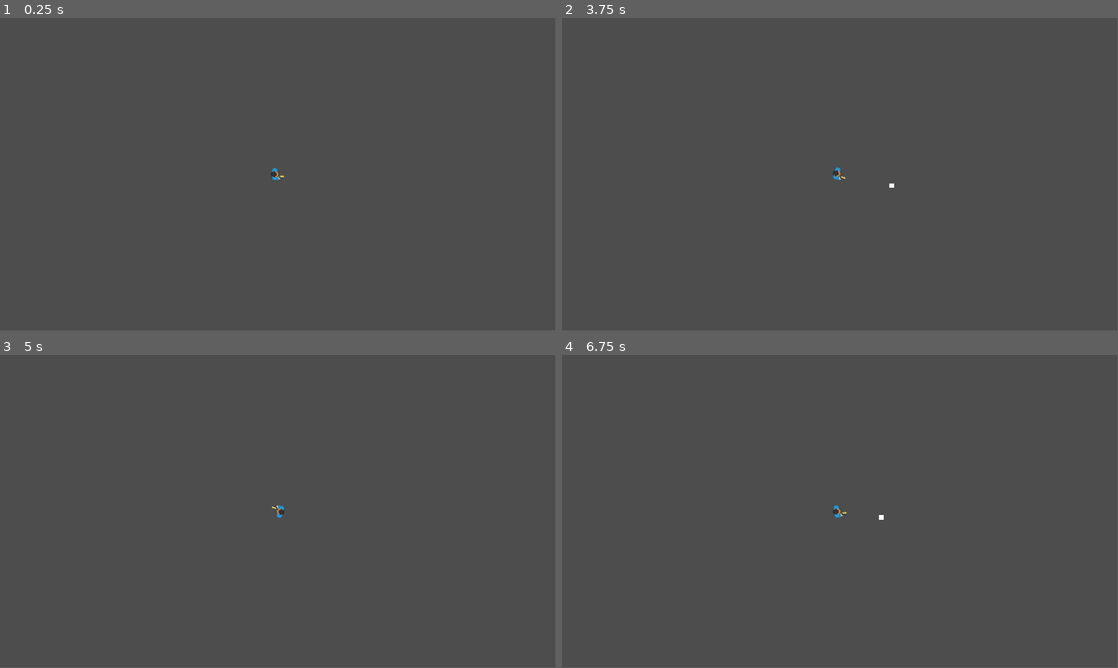
Above: before the commit, frames 1-4 (two rows, left to right).
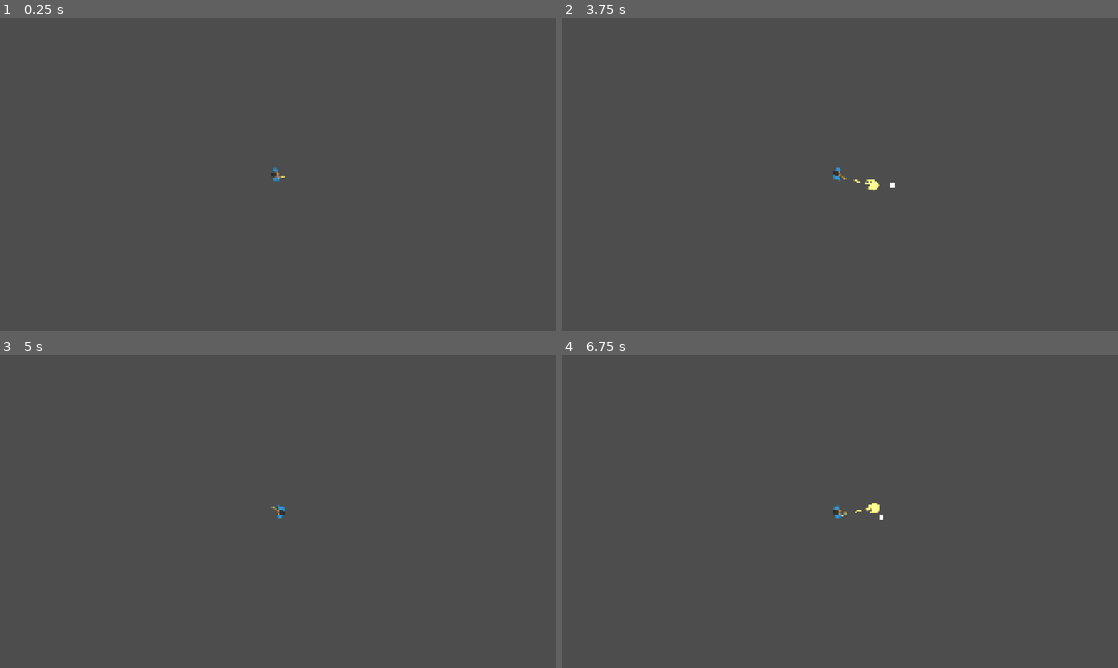
Above: after the commit, the same moments.

Repository: Gank-Bang/PartyGame
Game: Godot game, scene res://Scenes/Yanis/Player.tscn
Two runs of this game, one before a commit and one after it. Both use one fixed random seed, a clock stepped at 60 frames per second and the inputs below. This scene is started directly instead of the project's main scene.
Inputs (mouse positions are in pixels of both pictures, inside the frame that each line leads up to):
- Up to frame 1 (0.25 s): no input
- Up to frame 2 (3.75 s): tap Enter at 0.5, 2.75 s; move the mouse to (962, 158) at 0.52 s; hold Right (ui_right) 0.53-1.28 s; click (962, 158) at 0.6 s; move the mouse to (728, 190) at 1.27 s; hold Down (ui_down) 1.28-2.03 s; click (728, 190) at 1.35 s; tap Space at 2, 3.5 s; move the mouse to (895, 105) at 2.02 s; hold Right (ui_right) 2.03-2.78 s; hold Q 2.03-2.78 s; click (895, 105) at 2.3 s; move the mouse to (812, 237) at 2.77 s; hold Up (ui_up) 2.78-3.53 s; tap Z at 2.85 s; click (812, 237) at 3.05 s; move the mouse to (1006, 221) at 3.52 s; hold Left (ui_left) from 3.53 s (still down); click (1006, 221) at 3.6 s
- Up to frame 3 (5 s): keep holding Left (ui_left); tap Enter at 4.25 s; move the mouse to (111, 464) at 4.27 s; click (111, 464) at 4.35 s
- Up to frame 4 (6.75 s): tap Space at 5 s; move the mouse to (867, 511) at 5.02 s; release Left (ui_left) at 5.03 s; hold Down (ui_down) 5.03-5.78 s; hold Q 5.03-5.78 s; click (867, 511) at 5.3 s; move the mouse to (756, 433) at 5.77 s; hold Right (ui_right) 5.78-6.53 s; tap Z at 5.85 s; click (756, 433) at 6.05 s; move the mouse to (962, 495) at 6.52 s; hold Up (ui_up) from 6.53 s (still down); click (962, 495) at 6.6 s
In our replay, the window is 799x449 before the commit and 800x450 after it. These sizes can differ from the game's own. Grey fills any space a smaller window leaves; there, only what the larger window draws over its background counts as a difference.

The runs differ from the first frame. In frame 1, less than 0.1% of the frame differs, in the area x 48-52%, y 47-53%; in frame 2, 0.1%; in frame 3, less than 0.1%; in frame 4, 0.1%, in the area x 48-58%, y 47-53%.

Commit message:
Added shoot animation + glow

Diff:
--- a/Scenes/Yanis/Player.tscn
+++ b/Scenes/Yanis/Player.tscn
@@ -4,9 +4,89 @@
 [ext_resource type="Texture2D" uid="uid://bo4h1kvdtic5c" path="res://Ressources/Yanis/kenney_top-down-shooter/PNG/Man Blue/manBlue_gun.png" id="2_dbyls"]
 [ext_resource type="Texture2D" uid="uid://djm804xqwmrdf" path="res://Ressources/Yanis/flashlight_beam.png" id="3_8tjlk"]
 [ext_resource type="Script" uid="uid://bku00wbhthete" path="res://Scripts/Yanis/vision.gd" id="4_8tjlk"]
+[ext_resource type="Texture2D" uid="uid://d4ndstapwewo3" path="res://Ressources/Yanis/shoot_animation.png" id="5_6exdo"]
+[ext_resource type="Texture2D" uid="uid://bvb4b612w0f7l" path="res://Ressources/Yanis/shoot_glow_sprite.png" id="6_jr0m3"]
 
 [sub_resource type="RectangleShape2D" id="RectangleShape2D_e2a4o"]
 size = Vector2(52, 47)
+
+[sub_resource type="AtlasTexture" id="AtlasTexture_jr0m3"]
+atlas = ExtResource("5_6exdo")
+region = Rect2(0, 0, 64, 61)
+
+[sub_resource type="AtlasTexture" id="AtlasTexture_s0gnl"]
+atlas = ExtResource("5_6exdo")
+region = Rect2(64, 0, 64, 61)
+
+[sub_resource type="AtlasTexture" id="AtlasTexture_ahdmj"]
+atlas = ExtResource("5_6exdo")
+region = Rect2(128, 0, 64, 61)
+
+[sub_resource type="AtlasTexture" id="AtlasTexture_kqhh6"]
+atlas = ExtResource("5_6exdo")
+region = Rect2(192, 0, 64, 61)
+
+[sub_resource type="AtlasTexture" id="AtlasTexture_fac12"]
+atlas = ExtResource("5_6exdo")
+region = Rect2(256, 0, 64, 61)
+
+[sub_resource type="AtlasTexture" id="AtlasTexture_hjcqw"]
+atlas = ExtResource("5_6exdo")
+region = Rect2(320, 0, 64, 61)
+
+[sub_resource type="AtlasTexture" id="AtlasTexture_b708k"]
+atlas = ExtResource("5_6exdo")
+region = Rect2(384, 0, 64, 61)
+
+[sub_resource type="AtlasTexture" id="AtlasTexture_su7lf"]
+atlas = ExtResource("5_6exdo")
+region = Rect2(448, 0, 64, 61)
+
+[sub_resource type="AtlasTexture" id="AtlasTexture_5si42"]
+atlas = ExtResource("5_6exdo")
+region = Rect2(512, 0, 64, 61)
+
+[sub_resource type="AtlasTexture" id="AtlasTexture_hbsjp"]
+atlas = ExtResource("5_6exdo")
+region = Rect2(576, 0, 64, 61)
+
+[sub_resource type="SpriteFrames" id="SpriteFrames_f82a8"]
+animations = [{
+"frames": [{
+"duration": 1.0,
+"texture": SubResource("AtlasTexture_jr0m3")
+}, {
+"duration": 1.0,
+"texture": SubResource("AtlasTexture_s0gnl")
+}, {
+"duration": 1.0,
+"texture": SubResource("AtlasTexture_ahdmj")
+}, {
+"duration": 1.0,
+"texture": SubResource("AtlasTexture_kqhh6")
+}, {
+"duration": 1.0,
+"texture": SubResource("AtlasTexture_fac12")
+}, {
+"duration": 1.0,
+"texture": SubResource("AtlasTexture_hjcqw")
+}, {
+"duration": 1.0,
+"texture": SubResource("AtlasTexture_b708k")
+}, {
+"duration": 1.0,
+"texture": SubResource("AtlasTexture_su7lf")
+}, {
+"duration": 1.0,
+"texture": SubResource("AtlasTexture_5si42")
+}, {
+"duration": 1.0,
+"texture": SubResource("AtlasTexture_hbsjp")
+}],
+"loop": 0,
+"name": &"shoot",
+"speed": 20.0
+}]
 
 [node name="Player" type="CharacterBody2D" unique_id=1505935047 groups=["players"]]
 collision_layer = 4
@@ -22,7 +102,7 @@
 
 [node name="Camera2D" type="Camera2D" parent="." unique_id=1054311796]
 
-[node name="PointLight2D" type="PointLight2D" parent="." unique_id=819202101]
+[node name="FlashLight" type="PointLight2D" parent="." unique_id=819202101]
 position = Vector2(-10, 1)
 rotation = 1.5707964
 scale = Vector2(0.51723284, 0.50742775)
@@ -35,3 +115,19 @@
 
 [node name="Vision" type="Node2D" parent="." unique_id=1130358247]
 script = ExtResource("4_8tjlk")
+
+[node name="MuzzleFlash" type="AnimatedSprite2D" parent="." unique_id=1092948966]
+position = Vector2(87.00001, 7.0000014)
+rotation = 0.9651671
+scale = Vector2(2.0072021, 2.0072021)
+sprite_frames = SubResource("SpriteFrames_f82a8")
+animation = &"shoot"
+frame = 9
+frame_progress = 1.0
+
+[node name="ShootGlow" type="Sprite2D" parent="." unique_id=1479914303]
+modulate = Color(1, 1, 1, 0)
+scale = Vector2(1e-05, 1e-05)
+texture = ExtResource("6_jr0m3")
+
+[connection signal="animation_finished" from="MuzzleFlash" to="." method="_on_muzzle_flash_animation_finished"]
--- a/Scripts/Yanis/main.gd
+++ b/Scripts/Yanis/main.gd
@@ -6,6 +6,12 @@
 @onready var spawn_points := $Map/SpawnPoints.get_children()
 @onready var cooldown_bar = $UI/HUD/CooldownBar
 @onready var game_manager = $GameManager
+@onready var canvas_modulate: CanvasModulate = $CanvasModulate
+
+const NORMAL_LIGHT := Color("202020")
+const SHOT_LIGHT := Color("505050")
+
+var flash_tween: Tween
 
 # peer_id -> Player
 var players: Dictionary = {}
--- a/Scripts/Yanis/player.gd
+++ b/Scripts/Yanis/player.gd
@@ -4,9 +4,11 @@
 @export var shoot_cooldown := 2.5
 @export var is_local_player := true
 @export var max_health := 1
+@export var send_rate := 20.0
 
-# Réseau
-@export var send_rate := 20.0
+@onready var muzzle_flash: AnimatedSprite2D = $MuzzleFlash
+@onready var flashlight: PointLight2D = $FlashLight
+@onready var shoot_glow: Sprite2D = $ShootGlow
 
 const BULLET_SCENE = preload("res://Scenes/Yanis/Bullet.tscn")
 
@@ -17,6 +19,7 @@
 var _send_timer := 0.0
 var _remote_target := Vector2.ZERO
 var _lerp_speed := 15.0
+var glow_tween: Tween
 
 signal cooldown_changed(progress: float)
 
@@ -27,11 +30,9 @@
 
 	$Camera2D.enabled = is_local_player
 
-
-
 func _ready() -> void:
 	health = max_health
-
+	muzzle_flash.visible = false
 
 func _physics_process(delta: float) -> void:
 
@@ -112,6 +113,11 @@
 
 	var bullet = BULLET_SCENE.instantiate()
 
+	muzzle_flash.visible = true
+	muzzle_flash.play("shoot")
+
+	flash_shot()
+
 	get_parent().add_child(bullet)
 
 	var direction = get_mouse_direction()
@@ -144,3 +150,32 @@
 
 	_remote_target = pos
 	rotation = rot
+
+
+func _on_muzzle_flash_animation_finished() -> void:
+	muzzle_flash.visible = false
+
+
+func flash_shot():
+
+	if is_instance_valid(glow_tween):
+		glow_tween.kill()
+
+	shoot_glow.scale = Vector2.ONE
+	shoot_glow.modulate.a = 0.8
+
+	glow_tween = create_tween()
+
+	glow_tween.parallel().tween_property(
+		shoot_glow,
+		"scale",
+		Vector2.ONE * 3.5,
+		0.08
+	)
+
+	glow_tween.parallel().tween_property(
+		shoot_glow,
+		"modulate:a",
+		0.0,
+		0.08
+	)
--- a/Scripts/Yanis/vision.gd
+++ b/Scripts/Yanis/vision.gd
@@ -20,7 +20,7 @@
 		var visible_to_me := can_see_player(owner, player)
 
 		player.get_node("Sprite2D").visible = visible_to_me
-		player.get_node("PointLight2D").visible = visible_to_me
+		player.get_node("FlashLight").visible = visible_to_me
 
 
 func can_see_player(owner: CharacterBody2D, target: CharacterBody2D) -> bool:
--- /dev/null
+++ b/Scripts/Yanis/weapon.gd
@@ -0,0 +1,8 @@
+extends Node2D
+
+@onready var sprite: AnimatedSprite2D = $AnimatedSprite2D
+
+
+func shoot():
+
+	sprite.play("fire")
--- a/project.godot
+++ b/project.godot
@@ -24,6 +24,7 @@
 window/size/viewport_width=1920
 window/size/viewport_height=1080
 window/size/resizable=false
+window/stretch/mode="canvas_items"
 
 [input]
 
Binary file added: Ressources/Yanis/shoot_animation.png
Not shown, added: Ressources/Yanis/shoot_animation.png.import
Binary file added: Ressources/Yanis/shoot_glow_sprite.png
Not shown, added: Ressources/Yanis/shoot_glow_sprite.png.import
Not shown, added: Scripts/Yanis/weapon.gd.uid
